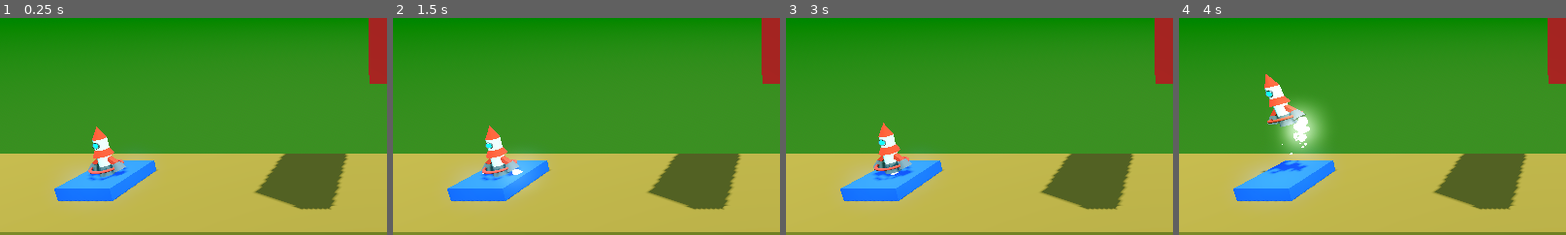
Above: before the commit, frames 1-4 (left to right).
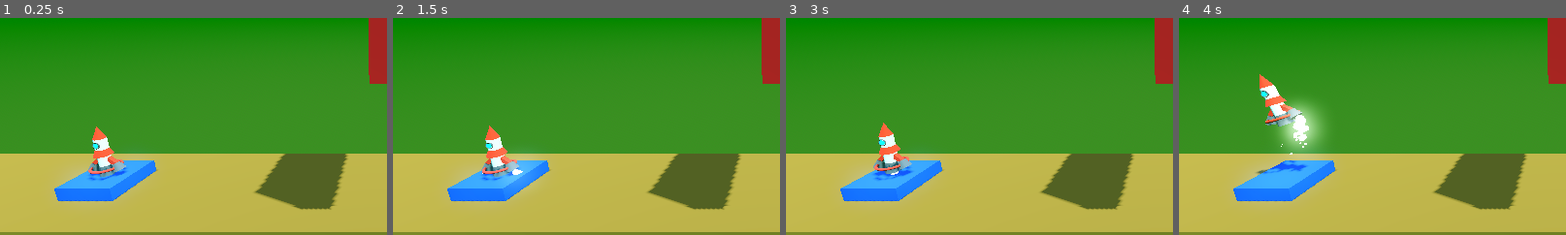
Above: after the commit, the same moments.

Repository: MateuszKosowski/Rocket-Game
Game: Godot game, scene res://scenes/lvl/level_1.tscn
Same seed, same stepped clock (60 frames per second), same inputs: the game is played once before the commit and once after it.
Inputs:
- Up to frame 1 (0.25 s): no input
- Up to frame 2 (1.5 s): tap Enter at 0.5 s; hold D (Right) 0.53-1.28 s; tap Space at 1.25 s; hold A (Left) from 1.28 s (still down)
- Up to frame 3 (3 s): tap Enter at 2 s; release A (Left) at 2.03 s; hold D (Right) 2.03-2.78 s; tap Space at 2.75 s; hold W (Up) from 2.78 s (still down)
- Up to frame 4 (4 s): release W (Up) at 3.53 s; hold A (Left) from 3.53 s (still down)
The pictures show only the part of the screen within x 0-50%, y 37-86%; the shares and areas given below are measured in that part.

The runs differ from the first frame. In frame 1, less than 0.1% of the frame differs, in the area x 23-33%, y 50-72%; in frame 2, less than 0.1%; in frame 3, less than 0.1%; in frame 4, 1.1%, in the area x 20-34%, y 25-72%.

Commit message:
Change collision shape, change levels

Diff:
--- a/scenes/lvl/level_1.tscn
+++ b/scenes/lvl/level_1.tscn
@@ -7,6 +7,10 @@
 
 [node name="Level" instance=ExtResource("1_e1veh")]
 
+[node name="Floor" parent="." index="2"]
+transform = Transform3D(1, 0, 0, 0, 1, 0, 0, 0, 1, -1.29785, -3.8, 0)
+size = Vector3(45.8193, 8, 5)
+
 [node name="Box" type="CSGBox3D" parent="." index="3" groups=["Lose"]]
 transform = Transform3D(1, 0, 0, 0, 1, 0, 0, 0, 1, 0, 7, 0)
 use_collision = true
@@ -15,3 +19,21 @@
 
 [node name="LandField" parent="." index="5"]
 next_file_path = "res://scenes/lvl/level_2.tscn"
+
+[node name="Ceiling" type="CSGBox3D" parent="." index="8" groups=["Lose"]]
+transform = Transform3D(1, 0, 0, 0, 1, 0, 0, 0, 1, -1.05615, 19.1304, 0)
+layers = 0
+use_collision = true
+size = Vector3(46.3545, 1.66559, 5)
+
+[node name="Wall" type="CSGBox3D" parent="." index="9" groups=["Lose"]]
+transform = Transform3D(-4.37114e-08, -1, 0, 1, -4.37114e-08, 0, 0, 0, 1, -24.7466, 6.34725, 0.0106888)
+layers = 0
+use_collision = true
+size = Vector3(28, 1.30206, 5)
+
+[node name="Wall2" type="CSGBox3D" parent="." index="10" groups=["Lose"]]
+transform = Transform3D(-4.37114e-08, -1, 0, 1, -4.37114e-08, 0, 0, 0, 1, 21.7626, 6.1804, 0)
+layers = 0
+use_collision = true
+size = Vector3(27.6663, 0.499939, 5)
--- a/scenes/lvl/level_2.tscn
+++ b/scenes/lvl/level_2.tscn
@@ -1,6 +1,7 @@
-[gd_scene load_steps=4 format=3 uid="uid://ca8t7kpll6dg0"]
+[gd_scene load_steps=5 format=3 uid="uid://ca8t7kpll6dg0"]
 
 [ext_resource type="PackedScene" uid="uid://dnju5vntat0yo" path="res://scenes/lvl/level_base.tscn" id="1_cvc27"]
+[ext_resource type="PackedScene" uid="uid://dn2fofs5ub5sj" path="res://scenes/obstacle/moving_box.tscn" id="2_duono"]
 
 [sub_resource type="StandardMaterial3D" id="StandardMaterial3D_02cok"]
 albedo_color = Color(0.621939, 0.486195, 0.224284, 1)
@@ -15,17 +16,42 @@
 [node name="DirectionalLight3D" parent="." index="0"]
 transform = Transform3D(0.78526, -0.47878, 0.392602, 0.1094, 0.731394, 0.673123, -0.609425, -0.485626, 0.626713, 15.7496, 9.30759, 9.34906)
 
+[node name="Floor" parent="." index="2"]
+transform = Transform3D(1, 0, 0, 0, 1, 0, 0, 0, 1, 2, -3.8, 0)
+size = Vector3(44, 8, 5)
+
 [node name="Ceiling" type="CSGBox3D" parent="." index="3" groups=["Lose"]]
-transform = Transform3D(1, 0, 0, 0, 1, 0, 0, 0, 1, 0, 12.7729, 0)
+transform = Transform3D(1, 0, 0, 0, 0.995979, -0.0895896, 0, 0.0895896, 0.995979, 2, 13.7729, 0)
 use_collision = true
-size = Vector3(40, 8, 5)
+size = Vector3(44, 8, 5)
 material = SubResource("StandardMaterial3D_02cok")
 
 [node name="Box" type="CSGBox3D" parent="." index="4" groups=["Lose"]]
-transform = Transform3D(1, 0, 0, 0, 1, 0, 0, 0, 1, 0, 2.29628, 0)
+transform = Transform3D(1, 0, 0, 0, 1, 0, 0, 0, 1, -5.55271, 6.41939, 0)
 use_collision = true
 size = Vector3(1, 1, 5)
 material = SubResource("StandardMaterial3D_c3d5p")
 
 [node name="LandField" parent="." index="6"]
 next_file_path = "res://scenes/lvl/level_3.tscn"
+
+[node name="Camera3D" parent="." index="7"]
+transform = Transform3D(1, 0, 0, 0, 0.972776, 0.231748, 0, -0.231748, 0.972776, 0, 7.46768, 10.0636)
+
+[node name="Wall" type="CSGBox3D" parent="." index="9" groups=["Lose"]]
+transform = Transform3D(-4.37114e-08, 1, 0, -1, -4.37114e-08, 0, 0, 0, 1, -20.461, 4.46827, 0)
+layers = 0
+use_collision = true
+size = Vector3(24.7684, 1, 5)
+material = SubResource("StandardMaterial3D_02cok")
+
+[node name="Wall2" type="CSGBox3D" parent="." index="10" groups=["Lose"]]
+transform = Transform3D(-4.37114e-08, 1, 0, -1, -4.37114e-08, 0, 0, 0, 1, 23.9923, 4.46827, 0)
+layers = 0
+use_collision = true
+size = Vector3(24.7684, 0.001, 5)
+
+[node name="MovingBox" parent="." index="11" instance=ExtResource("2_duono")]
+transform = Transform3D(1, 0, 0, 0, 1, 0, 0, 0, 1, 3, 1.95579, 0)
+move_direction = Vector3(0, 4, 0)
+duration = 1.4
--- a/scenes/lvl/level_3.tscn
+++ b/scenes/lvl/level_3.tscn
@@ -1,15 +1,10 @@
-[gd_scene load_steps=5 format=3 uid="uid://buo15nodysbil"]
+[gd_scene load_steps=4 format=3 uid="uid://buo15nodysbil"]
 
 [ext_resource type="PackedScene" uid="uid://dnju5vntat0yo" path="res://scenes/lvl/level_base.tscn" id="1_v28gn"]
 [ext_resource type="PackedScene" uid="uid://dn2fofs5ub5sj" path="res://scenes/obstacle/moving_box.tscn" id="2_i3gcm"]
 
 [sub_resource type="StandardMaterial3D" id="StandardMaterial3D_hbot7"]
 albedo_color = Color(0.295867, 0.295867, 0.295866, 1)
-
-[sub_resource type="StandardMaterial3D" id="StandardMaterial3D_02cok"]
-albedo_color = Color(0.502292, 0.388903, 0.16884, 1)
-metallic = 1.0
-metallic_specular = 0.55
 
 [node name="Level" instance=ExtResource("1_v28gn")]
 
@@ -24,22 +19,22 @@
 next_file_path = "res://scenes/lvl/level_1.tscn"
 
 [node name="Wall" type="CSGBox3D" parent="." index="7" groups=["Lose"]]
-transform = Transform3D(-4.37114e-08, -1, 0, 1, -4.37114e-08, 0, 0, 0, 1, -17.454, 12.2287, 0)
+transform = Transform3D(-4.37114e-08, -1, 0, 1, -4.37114e-08, 0, 0, 0, 1, -17.454, 8.79007, 0)
 use_collision = true
-size = Vector3(24.0575, 5, 5)
+size = Vector3(17.1802, 5, 5)
 material = SubResource("StandardMaterial3D_hbot7")
 
 [node name="Wall2" type="CSGBox3D" parent="." index="8" groups=["Lose"]]
-transform = Transform3D(-4.37114e-08, -1, 0, 1, -4.37114e-08, 0, 0, 0, 1, 21.2137, 12.2891, 0)
+transform = Transform3D(-4.37114e-08, -1, 0, 1, -4.37114e-08, 0, 0, 0, 1, 21.2137, 9.13524, 0)
+layers = 0
 use_collision = true
-size = Vector3(24.1782, 0.001, 5)
-material = SubResource("StandardMaterial3D_hbot7")
+size = Vector3(17.8705, 0.001, 5)
 
 [node name="Ceiling" type="CSGBox3D" parent="." index="9" groups=["Lose"]]
-transform = Transform3D(1, 0, 0, 0, 1, 0, 0, 0, 1, 0.649429, 28.3321, -0.026123)
+transform = Transform3D(1, 0, 0, 0, 1, 0, 0, 0, 1, 0.649429, 17.7037, -0.026123)
+layers = 0
 use_collision = true
-size = Vector3(41.2185, 8, 5)
-material = SubResource("StandardMaterial3D_02cok")
+size = Vector3(41.2185, 0.812988, 5)
 
 [node name="MovingBox" parent="." index="10" instance=ExtResource("2_i3gcm")]
 transform = Transform3D(0.866025, 0.5, 0, -0.5, 0.866025, 0, 0, 0, 1, 3.89838, 1.85154, 0)
--- a/scenes/player/player.tscn
+++ b/scenes/player/player.tscn
@@ -12,6 +12,11 @@
 [ext_resource type="Material" uid="uid://sxjytw3tmxue" path="res://materials/rocket_black.tres" id="10_f7j55"]
 
 [sub_resource type="CylinderShape3D" id="CylinderShape3D_fgad4"]
+radius = 0.25
+
+[sub_resource type="CylinderShape3D" id="CylinderShape3D_b7gmx"]
+height = 0.6
+radius = 0.6
 
 [sub_resource type="CylinderMesh" id="CylinderMesh_2hvrk"]
 
@@ -74,6 +79,10 @@
 
 [node name="CollisionShape3D" type="CollisionShape3D" parent="."]
 shape = SubResource("CylinderShape3D_fgad4")
+
+[node name="CollisionShape3D2" type="CollisionShape3D" parent="."]
+transform = Transform3D(1, 0, 0, 0, 1, 0, 0, 0, 1, 0, -0.688791, 0)
+shape = SubResource("CylinderShape3D_b7gmx")
 
 [node name="MeshInstance3D" type="MeshInstance3D" parent="."]
 visible = false
Not shown: 1 places in scenes/player/player.tscn that only renumber resources
